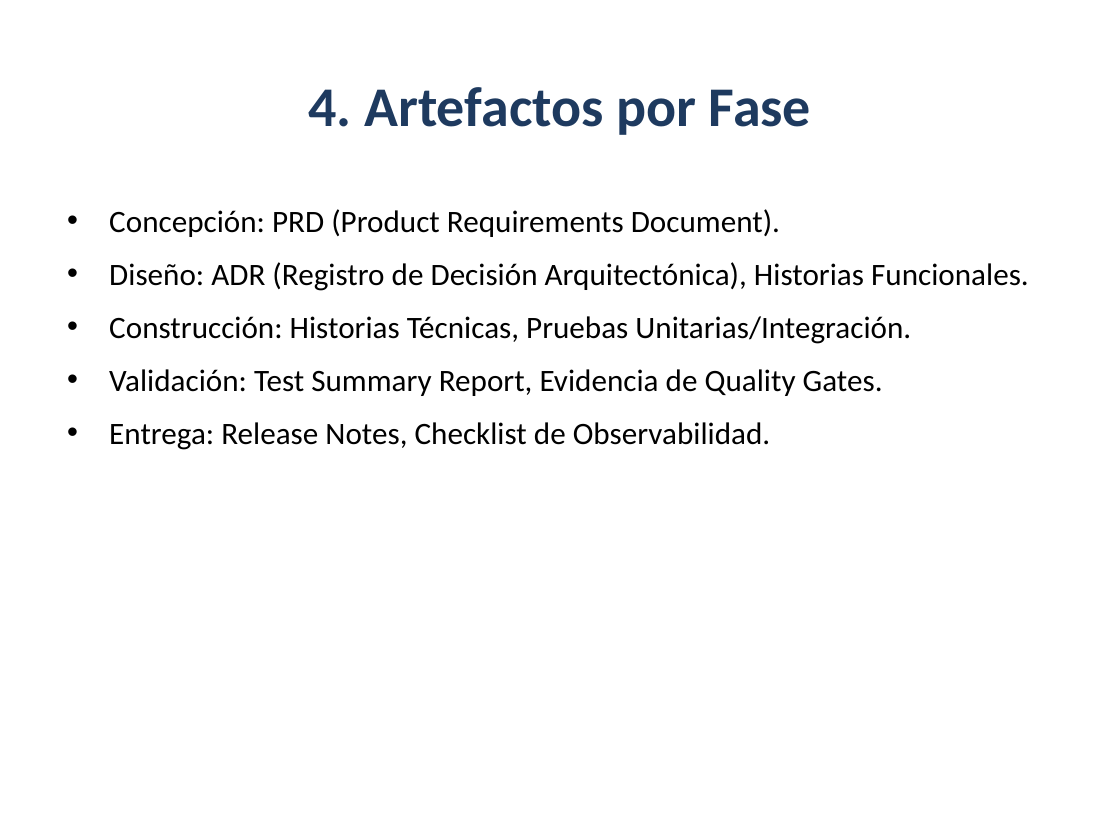
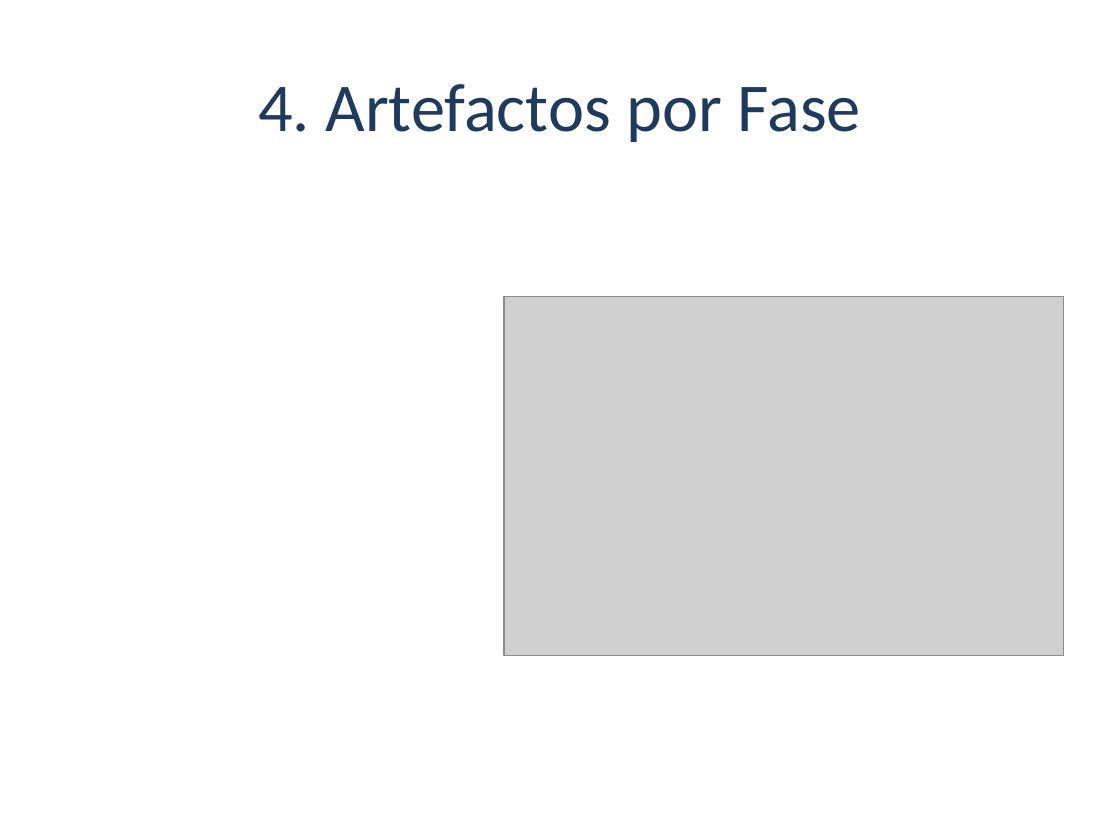
Before and after one commit to beyondnetcode/evolith_arch32, a slide deck: slide 5 of reference/governance/sdlc/assets/evolith-sdlc-executive-deck.pptx. Drawn at 1120x840 pixels with LibreOffice and Linux fonts; fonts in the diff are those of the drawing; grey boxes stand for pictures. Boxes give left, top, right and bottom in pixels: in the first picture for what was removed or moved away, otherwise in the second. Text is boxed around its words. In the diff, an @@ line names an element or a change of style, - is before the commit and + after.

```diff
--- a/reference/governance/sdlc/assets/evolith-sdlc-executive-deck.pptx
+++ b/reference/governance/sdlc/assets/evolith-sdlc-executive-deck.pptx
@@ title "4. Artefactos por Fase" at [258, 84, 861, 142]: size 36 to 44 pt, bold off @@
@@ text removed at [109, 209, 1029, 450] @@
-• Concepción: PRD (Product Requirements Document).
-• Diseño: ADR (Registro de Decisión Arquitectónica), Historias Funcionales.
-• Construcción: Historias Técnicas, Pruebas Unitarias/Integración.
-• Validación: Test Summary Report, Evidencia de Quality Gates.
-• Entrega: Release Notes, Checklist de Observabilidad.
@@ picture added at [504, 297, 1064, 656] @@
```
Also in this commit, not shown: 7 other slides changed, 9 other files.
